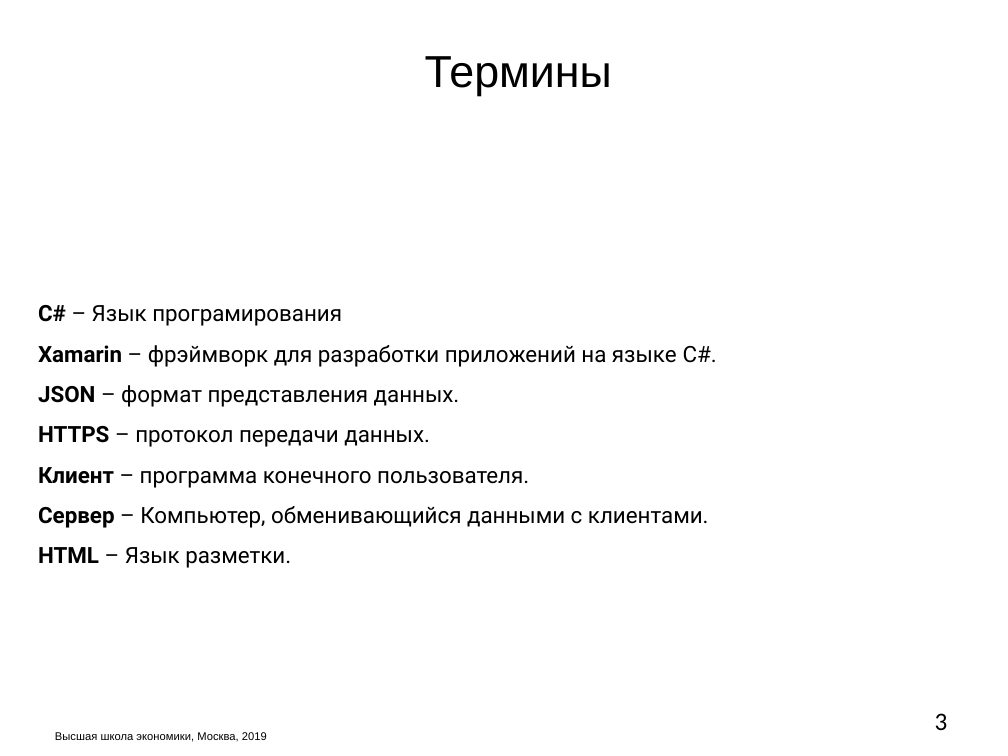
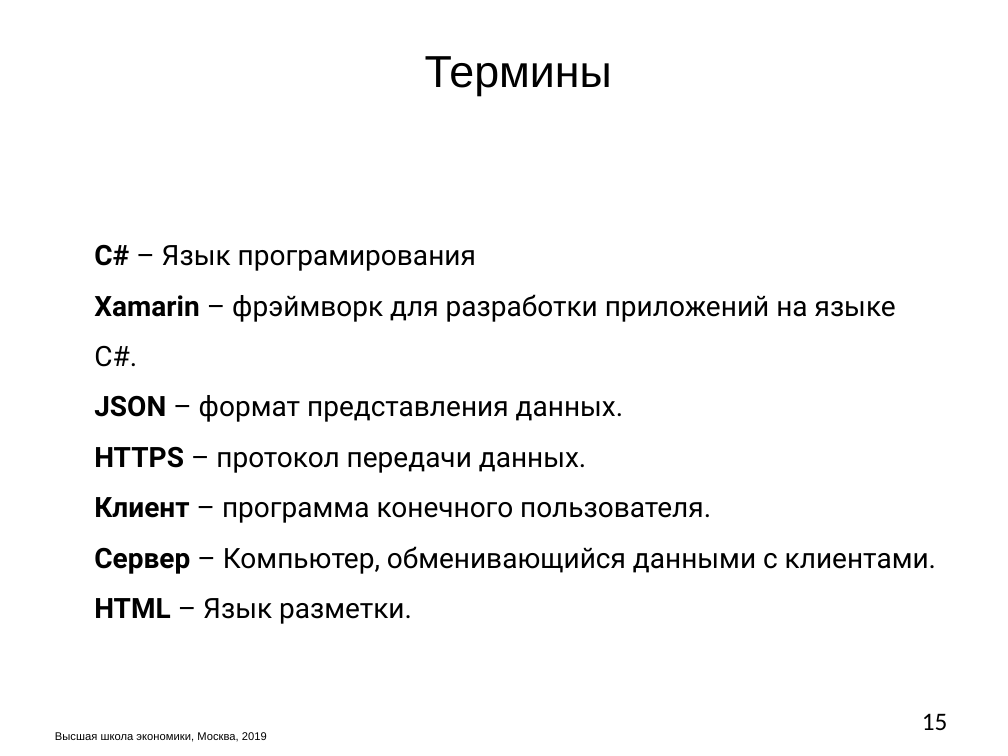
Before and after one commit to M2000h/HSE-APP, a slide deck: slide 15 of Презентация.pptx (slide 3 before the commit). Drawn at 1008x756 pixels with LibreOffice and Linux fonts; fonts in the diff are those of the drawing; background and template pictures are left out. Boxes give left, top, right and bottom in pixels: in the first picture for what was removed or moved away, otherwise in the second. Text is boxed around its words. In the diff, an @@ line names an element or a change of style, - is before the commit and + after.

```diff
--- a/Презентация.pptx
+++ b/Презентация.pptx
@@ text "C# – Язык програмирования": place and size @@
-text "C# – Язык програмирования" at box(38, 305, 717, 568)
+text "C# – Язык програмирования" at box(94, 244, 936, 574)
@@ text "C# – Язык програмирования" at box(94, 244, 936, 574): size 16 to 20 pt @@
@@ page number at box(922, 713, 948, 730): text changed @@
-3
+15
```
Also in this commit, not shown: 14 other slides changed, 2 slides added, 2 other files.
